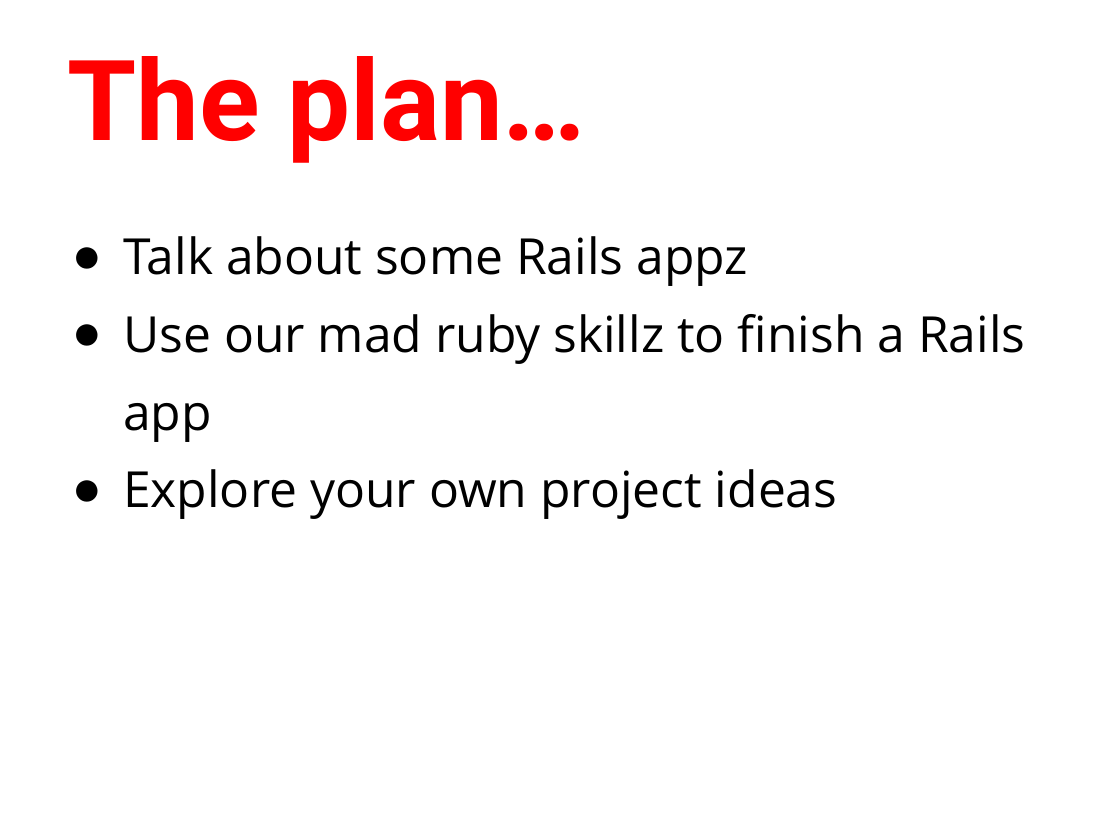
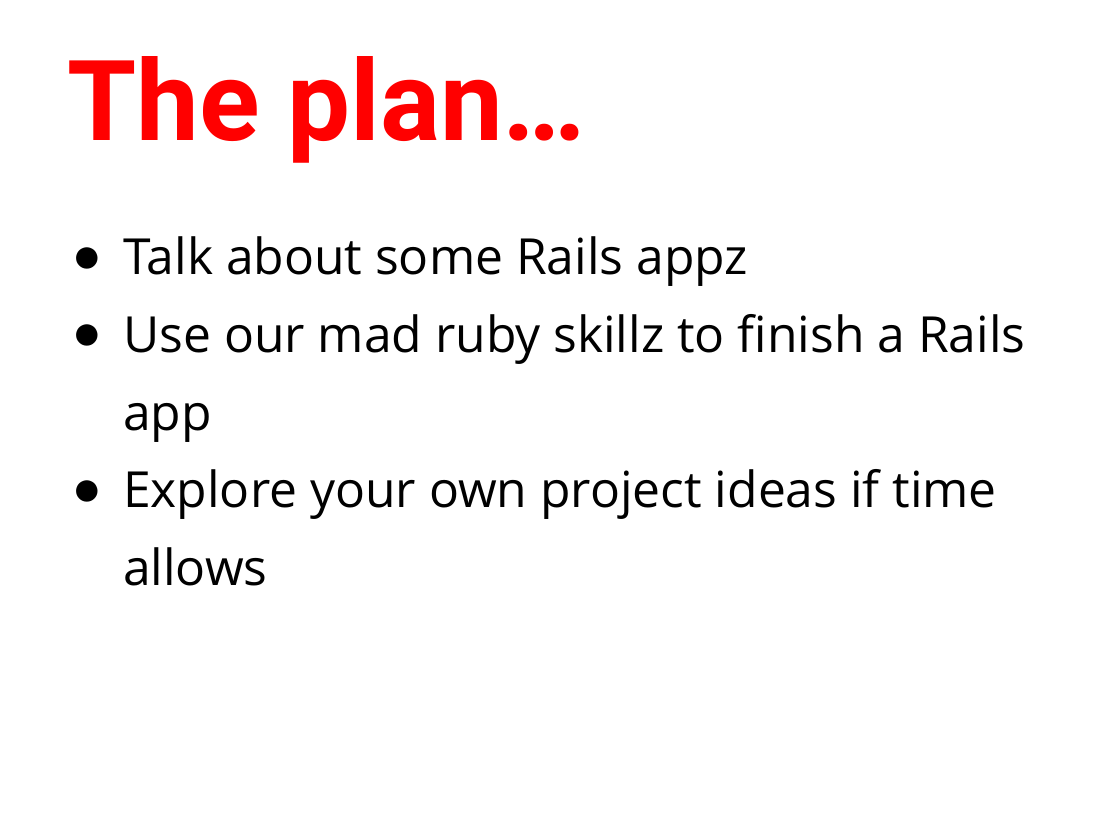
Before and after one commit to humanitiesprogramming/slides, a slide deck: slide 4 of day3-review.pptx. Drawn at 1120x840 pixels with LibreOffice and Linux fonts; fonts in the diff are those of the drawing. Boxes give left, top, right and bottom in pixels: in the first picture for what was removed or moved away, otherwise in the second. Text is boxed around its words. In the diff, an @@ line names an element or a change of style, - is before the commit and + after.

```diff
--- a/day3-review.pptx
+++ b/day3-review.pptx
@@ text at box(123, 469, 997, 586): text changed @@
-● Explore your own project ideas
+● Explore your own project ideas if time allows
```
Also in this commit, not shown: 1 other slide changed, 2 slides added, 4 other files.
